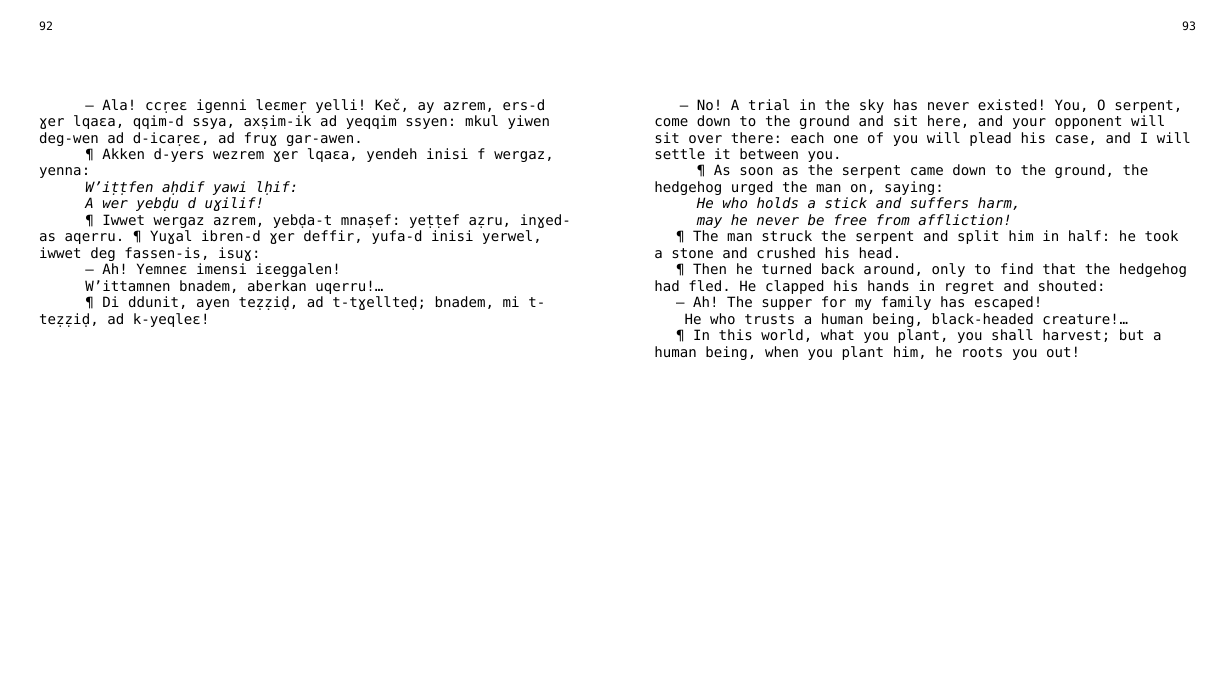
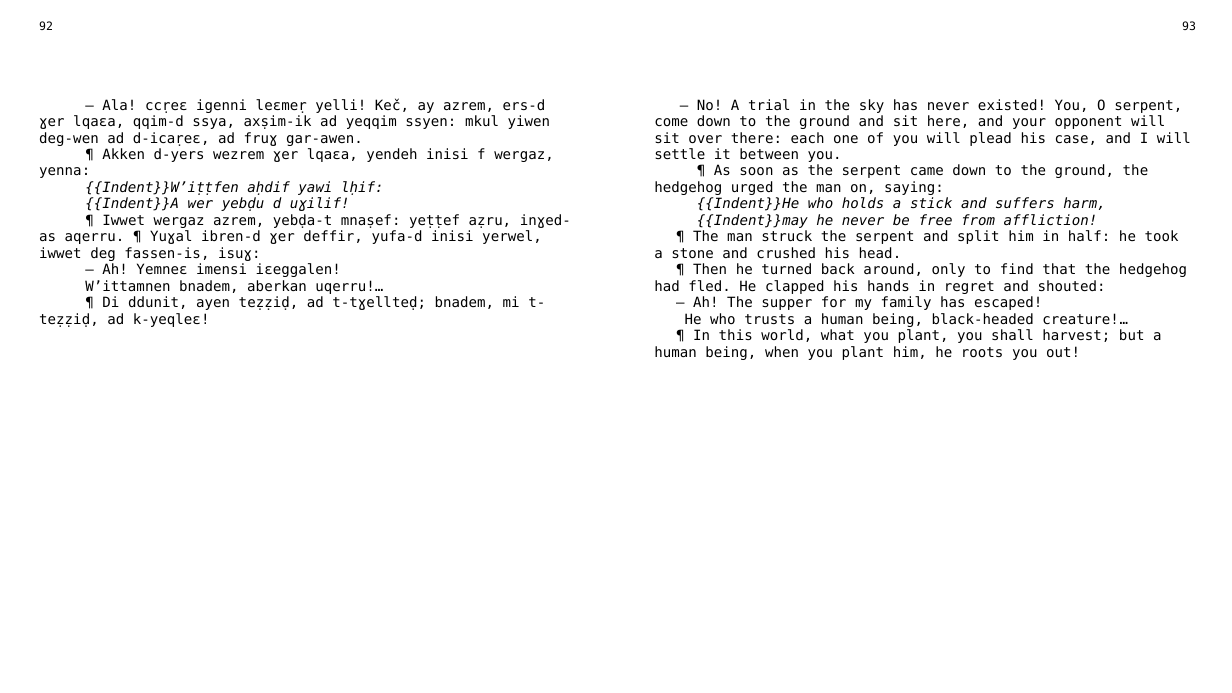
Before and after one commit to sferhah/tamacahut_n_wuccen, a slide deck: slide 44 of Uccen.ConsoleApp/Resources/pptx/uccen.eng.pptx. Drawn at 1232x693 pixels with LibreOffice and Linux fonts; fonts in the diff are those of the drawing. Boxes give left, top, right and bottom in pixels: in the first picture for what was removed or moved away, otherwise in the second. Text is boxed around its words. In the diff, an @@ line names an element or a change of style, - is before the commit and + after.

```diff
--- a/Uccen.ConsoleApp/Resources/pptx/uccen.eng.pptx
+++ b/Uccen.ConsoleApp/Resources/pptx/uccen.eng.pptx
@@ table at (x1=30, y1=15, x2=1205, y2=668) @@
-row 3, column 1: — Ala! ccṛeɛ igenni leɛmeṛ yelli! Keč, ay azrem, ers-d ɣer lqaɛa, qqim-d ssya, axṣim-ik ad yeqqim ssyen: mkul yiwen deg-wen ad d-icaṛeɛ, ad fruɣ gar-awen. / ¶ Akken d-yers wezrem ɣer lqaɛa, yendeh inisi f wergaz, yenna: / W’iṭṭfen aḥdif yawi lḥif: / A wer yebḍu d uɣilif! / ¶ Iwwet wergaz azrem, yebḍa-t mnaṣef: yeṭṭef aẓru, inɣed-as aqerru. ¶ Yuɣal ibren-d ɣer deffir, yufa-d inisi yerwel, iwwet deg fassen-is, isuɣ: / — Ah! Yemneɛ imensi iɛeggalen! / W’ittamnen bnadem, aberkan uqerru!… / ¶ Di ddunit, ayen teẓẓiḍ, ad t-tɣellteḍ; bnadem, mi t-teẓẓiḍ, ad k-yeqleɛ!
+row 3, column 1: — Ala! ccṛeɛ igenni leɛmeṛ yelli! Keč, ay azrem, ers-d ɣer lqaɛa, qqim-d ssya, axṣim-ik ad yeqqim ssyen: mkul yiwen deg-wen ad d-icaṛeɛ, ad fruɣ gar-awen. / ¶ Akken d-yers wezrem ɣer lqaɛa, yendeh inisi f wergaz, yenna: / {{Indent}}W’iṭṭfen aḥdif yawi lḥif: / {{Indent}}A wer yebḍu d uɣilif! / ¶ Iwwet wergaz azrem, yebḍa-t mnaṣef: yeṭṭef aẓru, inɣed-as aqerru. ¶ Yuɣal ibren-d ɣer deffir, yufa-d inisi yerwel, iwwet deg fassen-is, isuɣ: / — Ah! Yemneɛ imensi iɛeggalen! / W’ittamnen bnadem, aberkan uqerru!… / ¶ Di ddunit, ayen teẓẓiḍ, ad t-tɣellteḍ; bnadem, mi t-teẓẓiḍ, ad k-yeqleɛ!
-row 3, column 3: — No! A trial in the sky has never existed! You, O serpent, come down to the ground and sit here, and your opponent will sit over there: each one of you will plead his case, and I will settle it between you. / ¶ As soon as the serpent came down to the ground, the hedgehog urged the man on, saying: / He who holds a stick and suffers harm, / may he never be free from affliction! / ¶ The man struck the serpent and split him in half: he took a stone and crushed his head. / ¶ Then he turned back around, only to find that the hedgehog had fled. He clapped his hands in regret and shouted: / — Ah! The supper for my family has escaped! / He who trusts a human being, black-headed creature!… / ¶ In this world, what you plant, you shall harvest; but a human being, when you plant him, he roots you out!
+row 3, column 3: — No! A trial in the sky has never existed! You, O serpent, come down to the ground and sit here, and your opponent will sit over there: each one of you will plead his case, and I will settle it between you. / ¶ As soon as the serpent came down to the ground, the hedgehog urged the man on, saying: / {{Indent}}He who holds a stick and suffers harm, / {{Indent}}may he never be free from affliction! / ¶ The man struck the serpent and split him in half: he took a stone and crushed his head. / ¶ Then he turned back around, only to find that the hedgehog had fled. He clapped his hands in regret and shouted: / — Ah! The supper for my family has escaped! / He who trusts a human being, black-headed creature!… / ¶ In this world, what you plant, you shall harvest; but a human being, when you plant him, he roots you out!
```
Also in this commit, not shown: 7 other slides changed, 10 other files.
